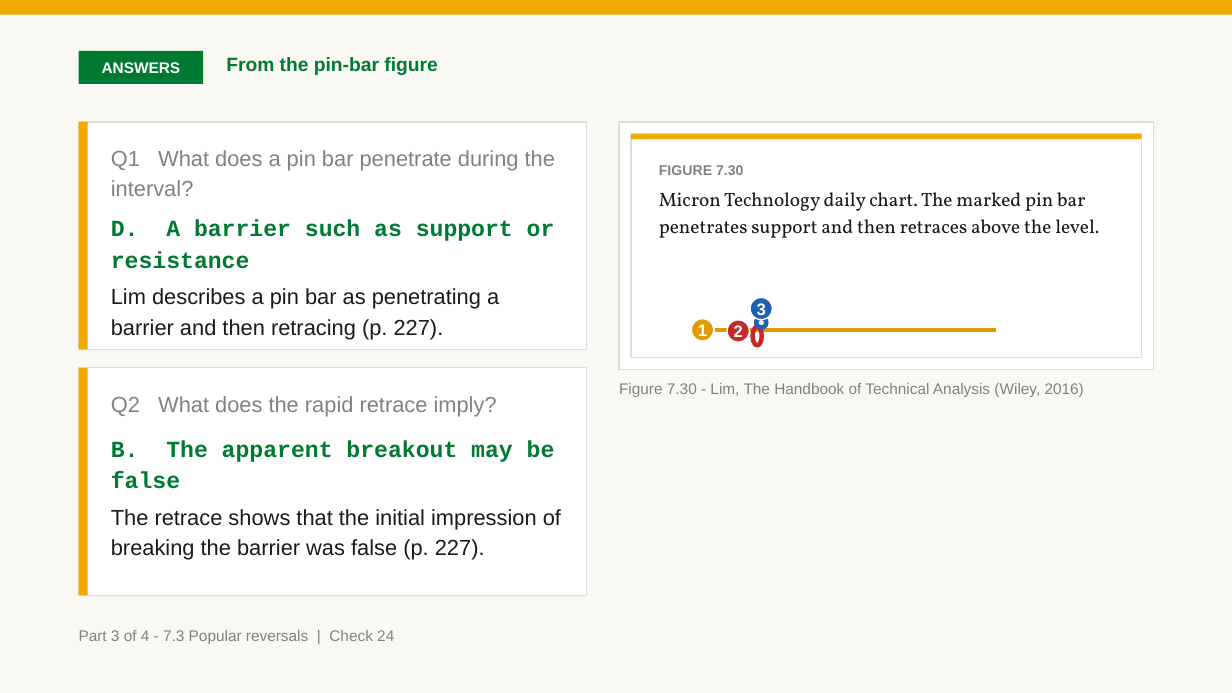
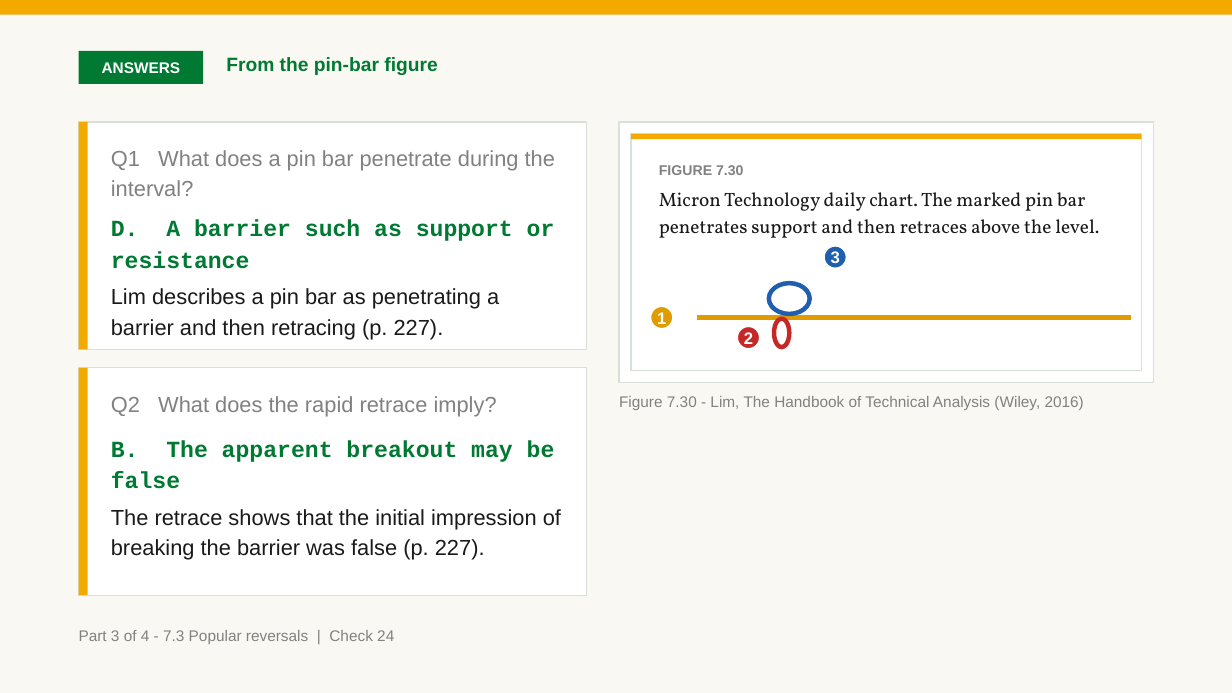
Before and after one commit to benjiesotelo-sudo/Telos_FIN1209, a slide deck: slide 192 of chapter-07/FIN1209-Chapter-07.pptx. Drawn at 1232x693 pixels with LibreOffice and Linux fonts; fonts in the diff are those of the drawing. Boxes give left, top, right and bottom in pixels: in the first picture for what was removed or moved away, otherwise in the second. Text is boxed around its words. In the diff, an @@ line names an element or a change of style, - is before the commit and + after.

```diff
--- a/chapter-07/FIN1209-Chapter-07.pptx
+++ b/chapter-07/FIN1209-Chapter-07.pptx
@@ rectangle: place and size @@
-rectangle at (619,122,1153,370)
+rectangle at (619,122,1153,383)
@@ rectangle: place and size @@
-rectangle at (631,134,1141,358)
+rectangle at (631,134,1141,371)
@@ ellipse "3": place and size @@
-ellipse "3" at (750,298,773,320)
+ellipse "3" at (824,246,847,268)
@@ ellipse: place and size @@
-ellipse at (756,318,766,328)
+ellipse at (769,283,810,313)
@@ ellipse "1": place and size @@
-ellipse "1" at (691,319,714,341)
+ellipse "1" at (651,307,673,329)
@@ line moved from (715, 330) - (996, 330) to (698, 318) - (1131, 318) @@
@@ ellipse "2": place and size @@
-ellipse "2" at (727,320,750,342)
+ellipse "2" at (738,326,760,348)
@@ ellipse: place and size @@
-ellipse at (752,326,762,346)
+ellipse at (775,319,790,348)
@@ text "Figure 7.30 - Lim, The ...": place and size @@
-text "Figure 7.30 - Lim, The ..." at (619,383,1084,397)
+text "Figure 7.30 - Lim, The ..." at (619,396,1084,410)
```
Also in this commit, not shown: 9 other slides changed, 3 other files.
